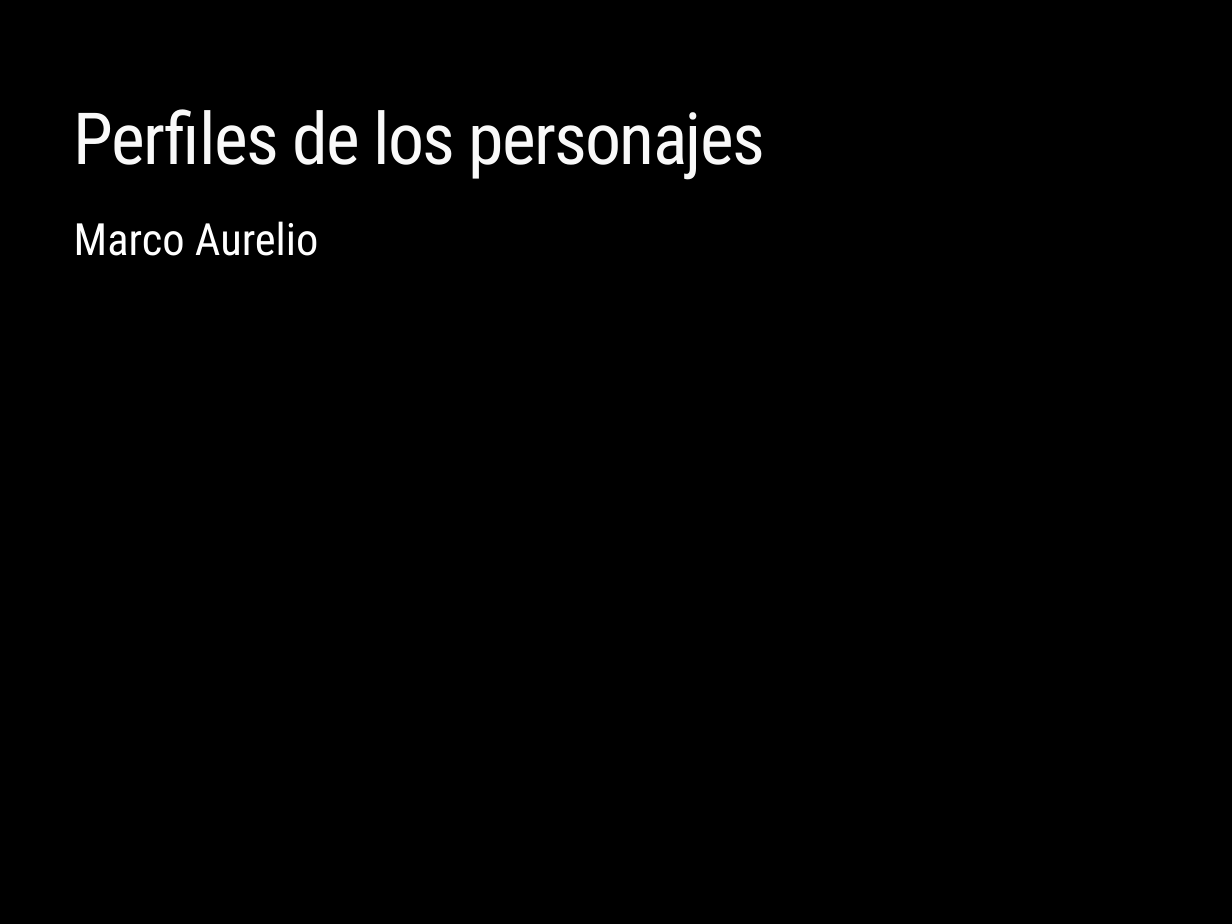
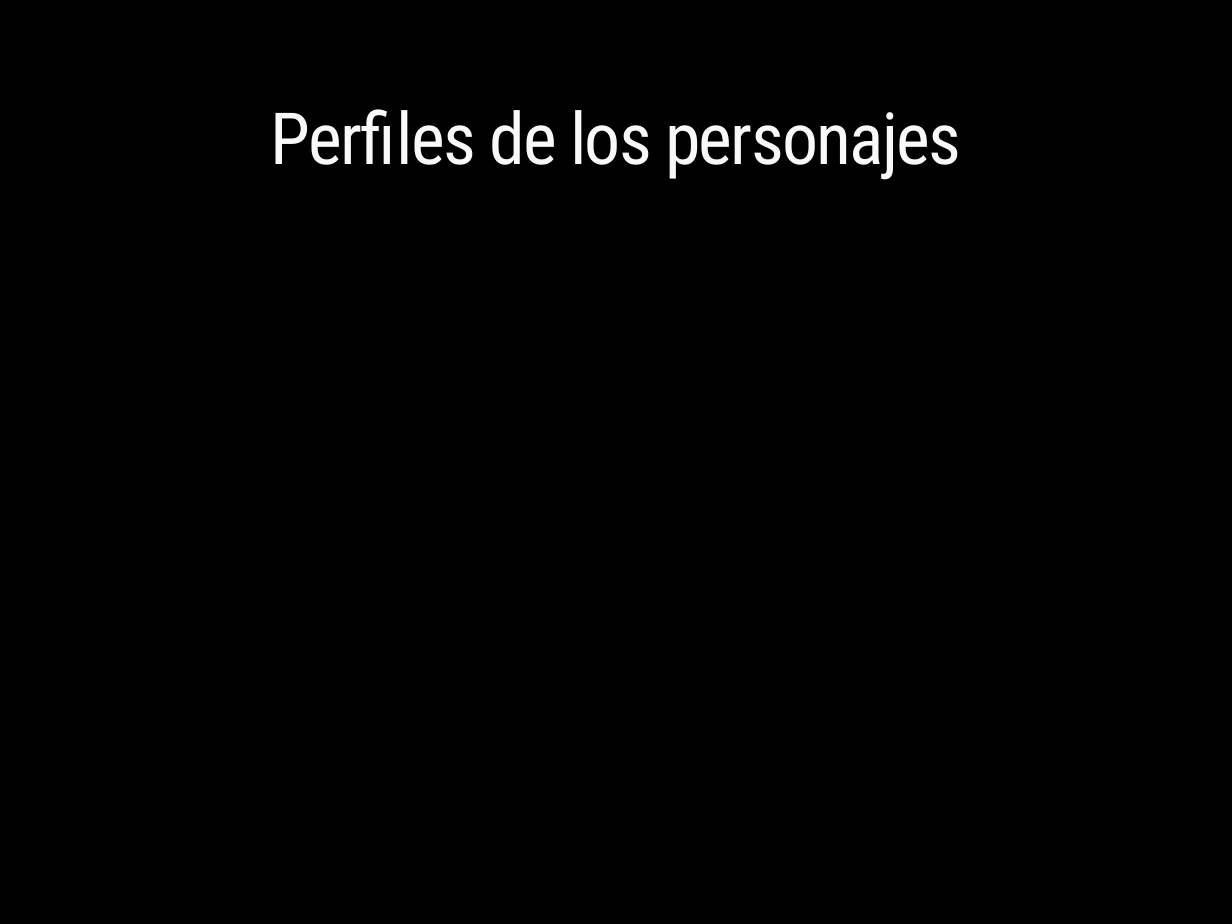
Before and after one commit to carlamadeo/proyectosfacultad, a slide deck: slide 4 of Administracion Gerencial/TP - Gladiator.pptx. Drawn at 1232x924 pixels with LibreOffice and Linux fonts; fonts in the diff are those of the drawing; background and template pictures are left out. Boxes give left, top, right and bottom in pixels: in the first picture for what was removed or moved away, otherwise in the second. Text is boxed around its words. In the diff, an @@ line names an element or a change of style, - is before the commit and + after.

```diff
--- a/Administracion Gerencial/TP - Gladiator.pptx
+++ b/Administracion Gerencial/TP - Gladiator.pptx
@@ title "Perfiles de los personajes" at box(270, 109, 962, 180): alignment left to centre @@
@@ text removed at box(74, 221, 319, 256) @@
-Marco Aurelio
```
Also in this commit, not shown: 2 other slides changed, 3 other files.
